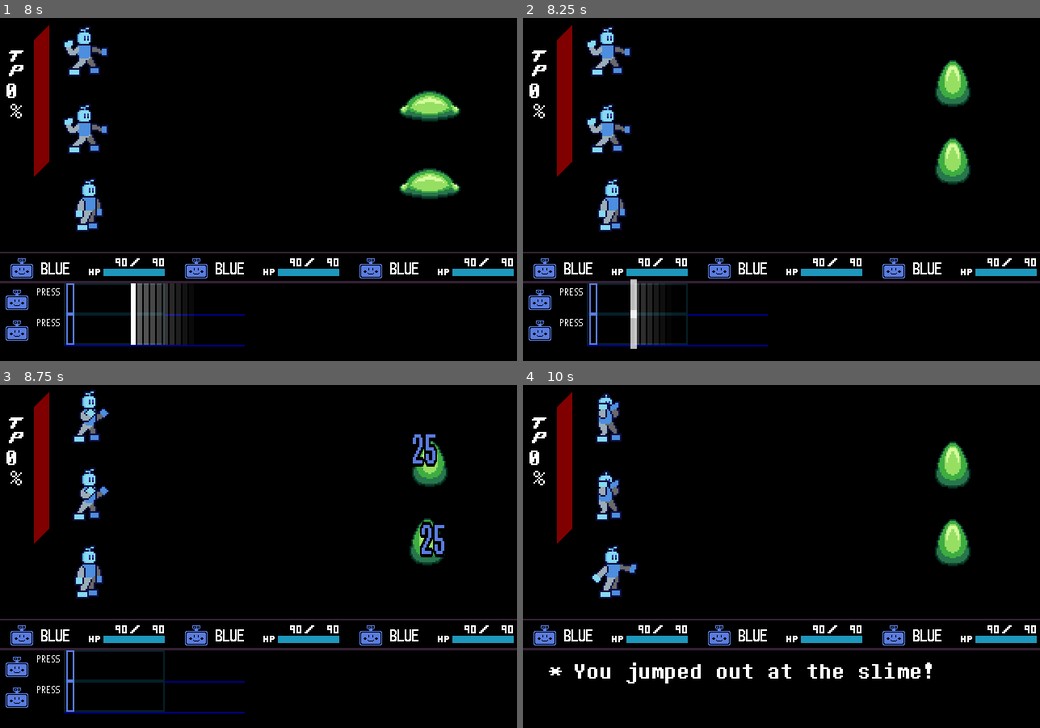
Above: before the commit, frames 1-4 (two rows, left to right).
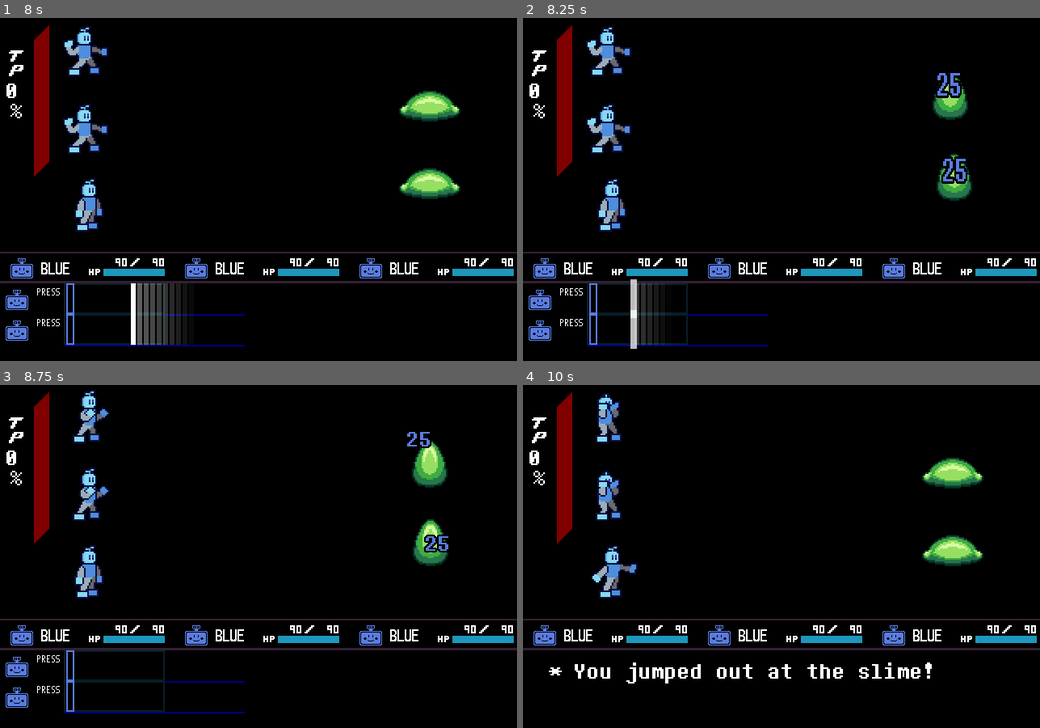
Above: after the commit, the same moments.

Repository: Flipleerr/delta-battle
Game: Godot game, scene res://scenes/title_screen/title_screen.tscn
Same seed, same stepped clock (60 frames per second), same inputs: the game is played once before the commit and once after it.
Inputs:
- Up to frame 1 (8 s): tap Enter at 0.5 s; hold D (right) 0.53-1.28 s; tap Z (confirm) every 0.75 s from 0.6 to 7.35 s; hold S (down) 1.28-2.03 s; hold D (right) 2.03-2.78 s; hold Up (up) 2.78-3.53 s; hold A (left) 3.53-5.03 s; hold S (down) 5.03-5.78 s; hold D (right) 5.78-6.53 s; hold Up (up) 6.53-7.28 s; hold D (right) from 7.28 s (still down)
- Up to frame 2 (8.25 s): release D (right) at 8.03 s; hold S (down) from 8.03 s (still down); tap Z (confirm) at 8.1 s
- Up to frame 3 (8.75 s): keep holding S (down)
- Up to frame 4 (10 s): release S (down) at 8.78 s; hold A (left) 8.78-9.53 s; tap Z (confirm) at 8.85, 9.6 s; hold Up (up) from 9.53 s (still down)

Frame 1 is identical in both runs. In frame 2, 1.9% of the frame differs, in the area x 79-87%, y 12-54%; in frame 3, 1.0%; in frame 4, 1.6%.

Commit message:
Fix enemy instakill bug

Diff:
--- a/characters/blue/blue.gd
+++ b/characters/blue/blue.gd
@@ -36,11 +36,9 @@
 	$AnimationPlayer.play("prep_attack")
 
 func do_attack(p_monster: Monster, p_damage: int) -> void:
+	super(p_monster, p_damage)
 	$AnimationPlayer.play("attack")
 	await $AnimationPlayer.animation_finished
-	if p_monster:
-		super(p_monster, p_damage)
-	await get_tree().create_timer(0.2).timeout
 	idle()
 
 func prep_act() -> void:
--- a/characters/blue/blue.tscn
+++ b/characters/blue/blue.tscn
@@ -50,7 +50,7 @@
 
 [sub_resource type="Animation" id="Animation_uympt"]
 resource_name = "attack"
-length = 0.4
+length = 0.6
 step = 0.1
 tracks/0/type = "value"
 tracks/0/imported = false
